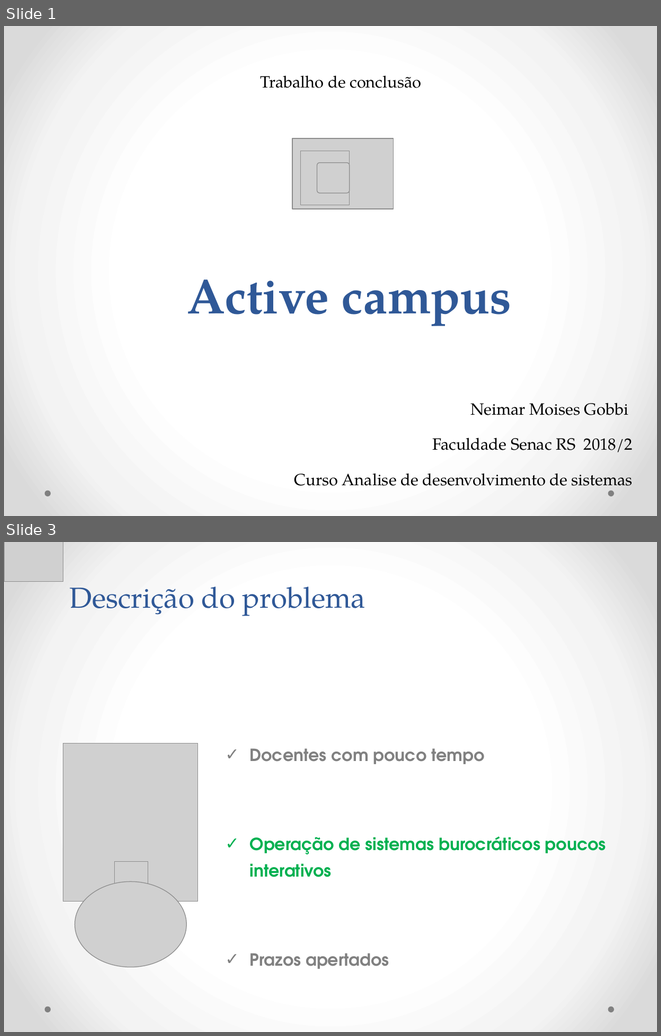
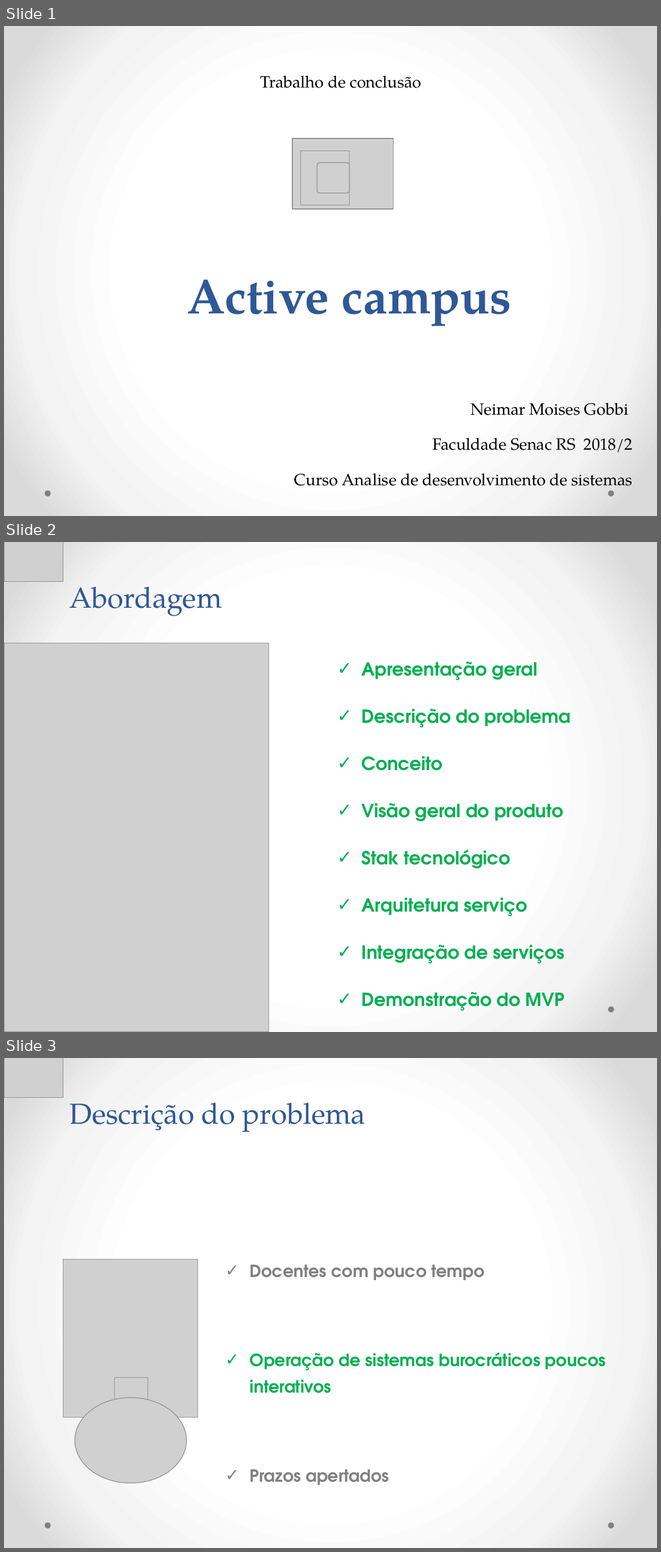
Before and after one commit to Neimarmg/TCC, a slide deck: Documentação final do projeto/Ppt-Final.pptx. Shown one above the other, each under a label of ours: slides 1 and 3 before the commit, slides 1, 2 and 3 after it; the slides between them are not shown. The pictures are 661x1036 and 661x1552 pixels, drawn with LibreOffice and Linux fonts; fonts in the diff are those of the drawing; grey boxes stand for pictures. Boxes give left, top, right and bottom in pixels: in the first picture for what was removed or moved away, otherwise in the second. Text is boxed around its words. In the diff, an @@ line names an element or a change of style, - is before the commit and + after.

```diff
--- a/Documentação final do projeto/Ppt-Final.pptx
+++ b/Documentação final do projeto/Ppt-Final.pptx
@@ slide 2 added at (4,542,657,1032), background gradient #FFFFFF to #F4F4F4 to #DADADA; not listed: 1 template element that a slide beside it also shows @@
@@ picture added at (4,542,63,581) @@
@@ title added at (70,587,222,616), 32 pt, text #2F5897 @@
+Abordagem
@@ picture added at (4,643,269,1032) @@
@@ text added at (362,661,571,1011), 20 pt, text #00B050, bold @@
+✓ Apresentação geral
+✓ Descrição do problema
+✓ Conceito
+✓ Visão geral do produto
+✓ Stak tecnológico
+✓ Arquitetura serviço
+✓ Integração de serviços
+✓ Demonstração do MVP
```
Also in this commit, not shown: 4 slides changed, 1 other slide added, 1 slide removed.
